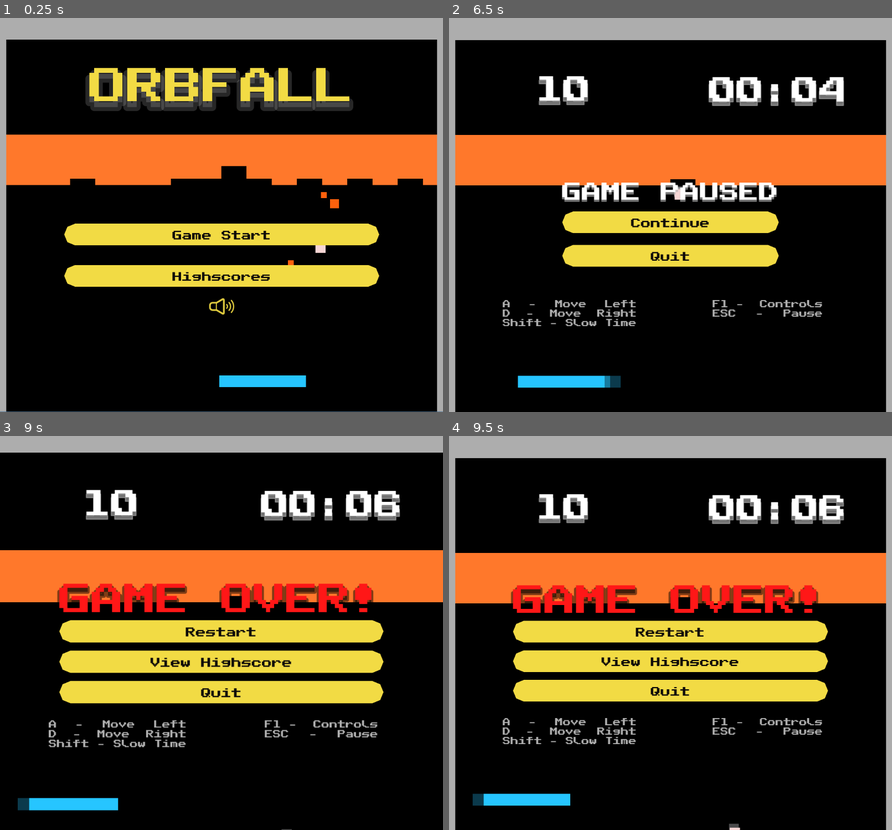
Above: before the commit, frames 1-4 (two rows, left to right).
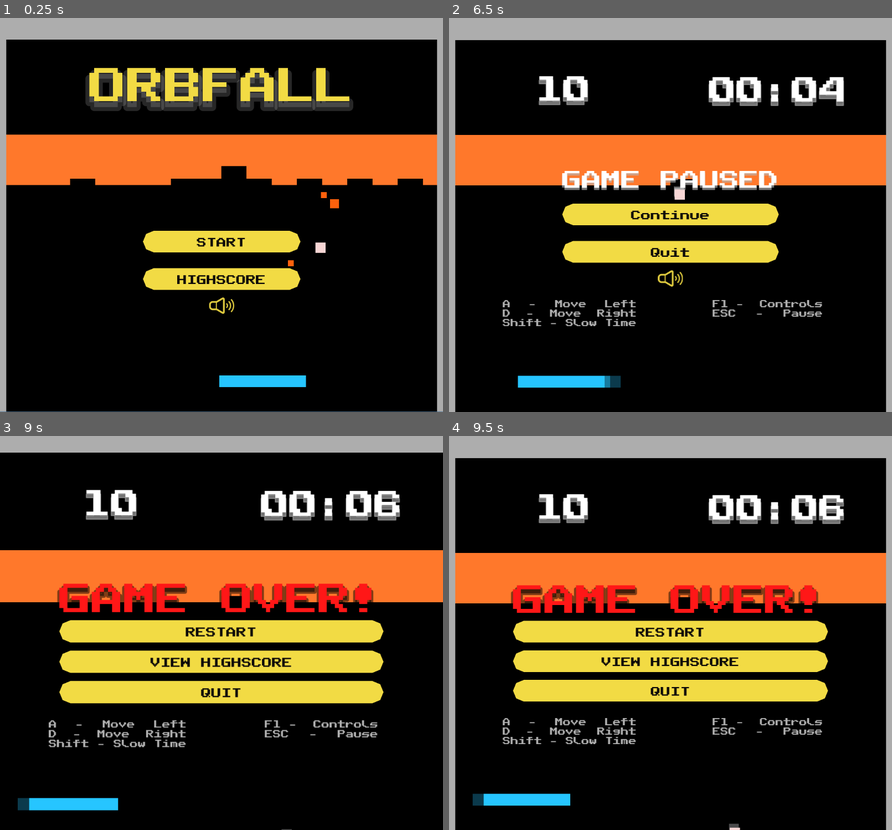
Above: after the commit, the same moments.

Repository: KeiGar/OrbFall
Game: Godot game, scene res://scenes/menus/main_menu_controls.tscn
Two runs of this game, one before a commit and one after it. Both use one fixed random seed, a clock stepped at 60 frames per second and the inputs below.
Inputs (mouse positions are in pixels of both pictures, inside the frame that each line leads up to):
- Up to frame 1 (0.25 s): no input
- Up to frame 2 (6.5 s): click "Highscores" (after the commit: "HIGHSCORE") at 0.5 s; click "Return" (after the commit: "RETURN") at 1.25 s; click "Game Start" (after the commit: "START") at 2 s; tap Enter at 2.75, 3.6, 4.25, 5.1, 5.75 s; move the mouse to (767, 195) at 2.77 s; hold D (player_moveRight) 2.78-3.53 s; hold Enter 2.78-3.53 s; tap Space at 3.5, 5 s; move the mouse to (581, 234) at 3.52 s; hold Shift (slow_down_time) 3.53-4.28 s; move the mouse to (714, 128) at 4.27 s; hold Enter 4.28-5.03 s; hold D (player_moveRight) 4.28-5.78 s; move the mouse to (648, 293) at 5.02 s; move the mouse to (803, 274) at 5.77 s; hold A (player_moveLeft) from 5.78 s (still down); hold Enter from 5.78 s (still down); tap Escape (pause_game) at 6.4 s
- Up to frame 3 (9 s): release A (player_moveLeft) at 6.5 s; release Enter at 6.5 s; click "Continue" at 6.5 s; move the mouse to (88, 573) at 7.27 s; hold A (player_moveLeft) 7.28-8.03 s; tap Enter at 7.35, 8.85 s; move the mouse to (243, 633) at 8.02 s; hold Shift (slow_down_time) 8.03-8.78 s; hold Enter 8.03-8.78 s; move the mouse to (155, 534) at 8.77 s; hold D (player_moveRight) from 8.78 s (still down)
- Up to frame 4 (9.5 s): keep holding D (player_moveRight)

The runs differ from the first frame. In frame 1, 6.5% of the frame differs, in the area x 14-86%, y 52-76%; in frame 2, 6.1%; in frame 3, 0.5%; in frame 4, 0.5%.

Commit message:
adjustment of button size and text

Diff:
--- a/scenes/menus/game_over_screen.tscn
+++ b/scenes/menus/game_over_screen.tscn
@@ -12,7 +12,7 @@
 shadow_color = Color(0, 0, 0, 0.49803922)
 shadow_offset = Vector2(0, 10)
 
-[node name="GameOverScreen" type="BoxContainer"]
+[node name="GameOverScreen" type="BoxContainer" unique_id=530189727]
 anchors_preset = 8
 anchor_left = 0.5
 anchor_top = 0.5
@@ -29,23 +29,23 @@
 vertical = true
 script = ExtResource("1_agkj2")
 
-[node name="GameOverLabel" type="Label" parent="."]
+[node name="GameOverLabel" type="Label" parent="." unique_id=859503570]
 layout_mode = 2
 text = "GAME OVER!"
 label_settings = SubResource("LabelSettings_u5sy4")
 horizontal_alignment = 1
 
-[node name="Btn_Restart" type="Button" parent="."]
+[node name="Btn_Restart" type="Button" parent="." unique_id=1908347887]
 layout_mode = 2
-text = "Restart"
+text = "RESTART"
 
-[node name="Btn_ViewHighscore" type="Button" parent="."]
+[node name="Btn_ViewHighscore" type="Button" parent="." unique_id=1277952562]
 layout_mode = 2
-text = "View Highscore"
+text = "VIEW HIGHSCORE"
 
-[node name="Btn_Quit" type="Button" parent="."]
+[node name="Btn_Quit" type="Button" parent="." unique_id=277020171]
 layout_mode = 2
-text = "Quit"
+text = "QUIT"
 
 [connection signal="pressed" from="Btn_Restart" to="." method="_on_btn_restart_pressed"]
 [connection signal="pressed" from="Btn_ViewHighscore" to="." method="_on_btn_view_highscore_pressed"]
--- a/scenes/menus/highscore_menu.tscn
+++ b/scenes/menus/highscore_menu.tscn
@@ -15,7 +15,7 @@
 Label/constants/shadow_outline_size = 1
 Label/font_sizes/font_size = 30
 
-[node name="HighscoreMenu" type="Control"]
+[node name="HighscoreMenu" type="Control" unique_id=1109093266]
 layout_mode = 3
 anchors_preset = 8
 anchor_left = 0.5
@@ -33,7 +33,7 @@
 theme = ExtResource("1_haig6")
 script = ExtResource("1_3pnpd")
 
-[node name="Background" type="ColorRect" parent="."]
+[node name="Background" type="ColorRect" parent="." unique_id=633359230]
 layout_mode = 1
 anchors_preset = 15
 anchor_right = 1.0
@@ -44,7 +44,7 @@
 size_flags_vertical = 4
 color = Color(0, 0, 0, 1)
 
-[node name="VBoxContainer" type="VBoxContainer" parent="."]
+[node name="VBoxContainer" type="VBoxContainer" parent="." unique_id=2022038827]
 layout_mode = 1
 anchors_preset = 8
 anchor_left = 0.5
@@ -59,12 +59,12 @@
 grow_vertical = 2
 theme_override_constants/separation = 30
 
-[node name="Label" type="Label" parent="VBoxContainer"]
+[node name="Label" type="Label" parent="VBoxContainer" unique_id=1101133879]
 layout_mode = 2
 text = "HIGHSCORE"
 horizontal_alignment = 1
 
-[node name="HighscoreTable" type="GridContainer" parent="VBoxContainer"]
+[node name="HighscoreTable" type="GridContainer" parent="VBoxContainer" unique_id=770424240]
 layout_mode = 2
 size_flags_stretch_ratio = 1.05
 theme = SubResource("Theme_haig6")
@@ -72,13 +72,13 @@
 theme_override_constants/v_separation = 2
 columns = 3
 
-[node name="Btn_Return" type="Button" parent="VBoxContainer"]
+[node name="Btn_Return" type="Button" parent="VBoxContainer" unique_id=1081106570]
 layout_mode = 2
-text = "Return"
+text = "RETURN"
 
-[node name="Btn_Delete" type="Button" parent="VBoxContainer"]
+[node name="Btn_Delete" type="Button" parent="VBoxContainer" unique_id=265517146]
 layout_mode = 2
-text = "Delete All Data"
+text = "DELETE DATA"
 
 [connection signal="pressed" from="VBoxContainer/Btn_Return" to="." method="_on_btn_return_pressed"]
 [connection signal="pressed" from="VBoxContainer/Btn_Delete" to="." method="_on_btn_delete_pressed"]
--- a/scenes/menus/highscore_saving_screen.tscn
+++ b/scenes/menus/highscore_saving_screen.tscn
@@ -1,9 +1,9 @@
-[gd_scene load_steps=3 format=3 uid="uid://hf8vnq2gkpah"]
+[gd_scene format=3 uid="uid://hf8vnq2gkpah"]
 
 [ext_resource type="Script" uid="uid://bmsycgxcjaxru" path="res://scripts/menus/highscore_saving_screen.gd" id="1_nqqvx"]
 [ext_resource type="Theme" uid="uid://kslgr1vu48c6" path="res://styles/main_menu/style_main_menu.tres" id="1_qoktr"]
 
-[node name="HighscoreSavingScreen" type="Control"]
+[node name="HighscoreSavingScreen" type="Control" unique_id=853993476]
 layout_mode = 3
 anchors_preset = 15
 anchor_right = 1.0
@@ -15,7 +15,7 @@
 theme = ExtResource("1_qoktr")
 script = ExtResource("1_nqqvx")
 
-[node name="Background" type="ColorRect" parent="."]
+[node name="Background" type="ColorRect" parent="." unique_id=433062133]
 layout_mode = 1
 anchors_preset = 8
 anchor_left = 0.5
@@ -32,7 +32,7 @@
 size_flags_vertical = 4
 color = Color(0, 0, 0, 1)
 
-[node name="VBoxContainer" type="VBoxContainer" parent="."]
+[node name="VBoxContainer" type="VBoxContainer" parent="." unique_id=682698446]
 layout_mode = 1
 anchors_preset = 8
 anchor_left = 0.5
@@ -48,20 +48,20 @@
 theme_override_constants/separation = 40
 metadata/_edit_use_anchors_ = true
 
-[node name="LBLNewHighscore" type="Label" parent="VBoxContainer"]
+[node name="LBLNewHighscore" type="Label" parent="VBoxContainer" unique_id=2061240870]
 layout_mode = 2
 size_flags_horizontal = 4
 theme_override_font_sizes/font_size = 60
 text = "NEW HIGHSCORE!"
 horizontal_alignment = 1
 
-[node name="LBLScore" type="Label" parent="VBoxContainer"]
+[node name="LBLScore" type="Label" parent="VBoxContainer" unique_id=792328511]
 layout_mode = 2
 size_flags_horizontal = 4
 text = "0"
 horizontal_alignment = 1
 
-[node name="PlayerNameTextField" type="TextEdit" parent="VBoxContainer"]
+[node name="PlayerNameTextField" type="TextEdit" parent="VBoxContainer" unique_id=457056930]
 custom_minimum_size = Vector2(600, 55)
 layout_mode = 2
 size_flags_horizontal = 4
@@ -69,11 +69,11 @@
 placeholder_text = "Enter your name!"
 tab_input_mode = false
 
-[node name="SaveButton" type="Button" parent="VBoxContainer"]
+[node name="SaveButton" type="Button" parent="VBoxContainer" unique_id=376771792]
 custom_minimum_size = Vector2(200, 50)
 layout_mode = 2
 size_flags_horizontal = 4
-text = "Save"
+text = "SAVE"
 
 [connection signal="text_changed" from="VBoxContainer/PlayerNameTextField" to="." method="_on_player_name_text_field_text_changed"]
 [connection signal="pressed" from="VBoxContainer/SaveButton" to="." method="_on_save_button_pressed"]
--- a/scenes/menus/main_menu_controls.tscn
+++ b/scenes/menus/main_menu_controls.tscn
@@ -94,28 +94,28 @@
 
 [node name="VBoxContainer" type="VBoxContainer" parent="." unique_id=134901587]
 layout_mode = 1
-anchors_preset = -1
+anchors_preset = 8
 anchor_left = 0.5
 anchor_top = 0.5
 anchor_right = 0.5
 anchor_bottom = 0.5
-offset_left = -400.0
-offset_top = 21.5
-offset_right = 400.0
-offset_bottom = 286.5
+offset_left = -200.0
+offset_top = 39.5
+offset_right = 200.0
+offset_bottom = 304.5
 grow_horizontal = 2
 grow_vertical = 2
-theme_override_constants/separation = 50
+theme_override_constants/separation = 40
 
 [node name="Btn_Start" type="Button" parent="VBoxContainer" unique_id=1453963222]
 layout_mode = 2
 size_flags_vertical = 4
-text = "Game Start"
+text = "START"
 
 [node name="Btn_Highscores" type="Button" parent="VBoxContainer" unique_id=981108299]
 layout_mode = 2
 size_flags_vertical = 4
-text = "Highscores"
+text = "HIGHSCORE"
 
 [node name="MuteButton" parent="VBoxContainer" unique_id=1529709918 instance=ExtResource("4_bfmg7")]
 layout_mode = 2
--- a/scenes/menus/pause_menu.tscn
+++ b/scenes/menus/pause_menu.tscn
@@ -1,7 +1,8 @@
-[gd_scene load_steps=4 format=3 uid="uid://epwevbbl7hwq"]
+[gd_scene format=3 uid="uid://epwevbbl7hwq"]
 
 [ext_resource type="Theme" uid="uid://kslgr1vu48c6" path="res://styles/main_menu/style_main_menu.tres" id="1_7unhi"]
 [ext_resource type="Script" uid="uid://cpwl38eou12wr" path="res://scripts/menus/pause_menu.gd" id="1_n87rw"]
+[ext_resource type="PackedScene" uid="uid://bv40xbu0h8vjg" path="res://scenes/menus/mute_button.tscn" id="3_gsnt3"]
 
 [sub_resource type="LabelSettings" id="LabelSettings_uahpa"]
 font_size = 50
@@ -9,7 +10,7 @@
 shadow_color = Color(0.70796657, 0.7079665, 0.7079665, 0.62352943)
 shadow_offset = Vector2(0, 5)
 
-[node name="PauseMenu" type="BoxContainer"]
+[node name="PauseMenu" type="BoxContainer" unique_id=1497372089]
 anchors_preset = 8
 anchor_left = 0.5
 anchor_top = 0.5
@@ -22,23 +23,27 @@
 grow_horizontal = 2
 grow_vertical = 2
 theme = ExtResource("1_7unhi")
-theme_override_constants/separation = 30
+theme_override_constants/separation = 40
 alignment = 1
 vertical = true
 script = ExtResource("1_n87rw")
 
-[node name="LblPause" type="Label" parent="."]
+[node name="LblPause" type="Label" parent="." unique_id=607414855]
 layout_mode = 2
 text = "GAME PAUSED"
 label_settings = SubResource("LabelSettings_uahpa")
 
-[node name="BtnContinue" type="Button" parent="."]
+[node name="BtnContinue" type="Button" parent="." unique_id=977512037]
 layout_mode = 2
 text = "Continue"
 
-[node name="BtnQuit" type="Button" parent="."]
+[node name="BtnQuit" type="Button" parent="." unique_id=312441474]
 layout_mode = 2
 text = "Quit"
 
+[node name="MuteButton" parent="." unique_id=1529709918 instance=ExtResource("3_gsnt3")]
+layout_mode = 2
+size_flags_horizontal = 4
+
 [connection signal="pressed" from="BtnContinue" to="." method="_on_btn_continue_pressed"]
 [connection signal="pressed" from="BtnQuit" to="." method="_on_btn_quit_pressed"]
Not shown: 1 places in scenes/menus/game_over_screen.tscn that only renumber resources
Not shown: 1 places in scenes/menus/highscore_menu.tscn that only renumber resources
